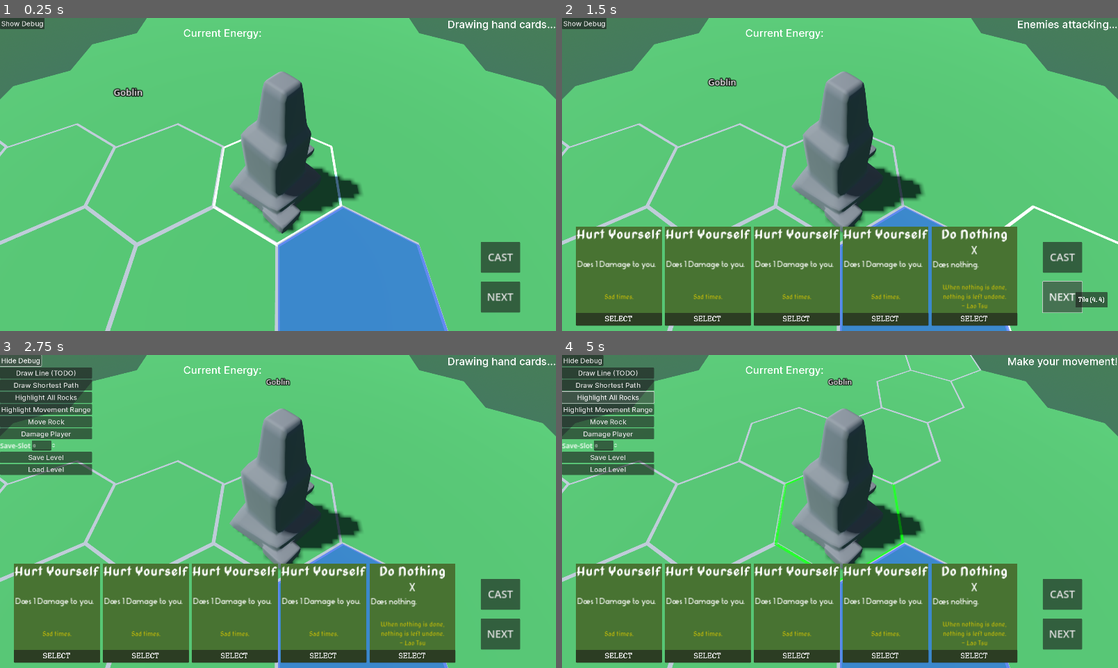
Above: before the commit, frames 1-4 (two rows, left to right).
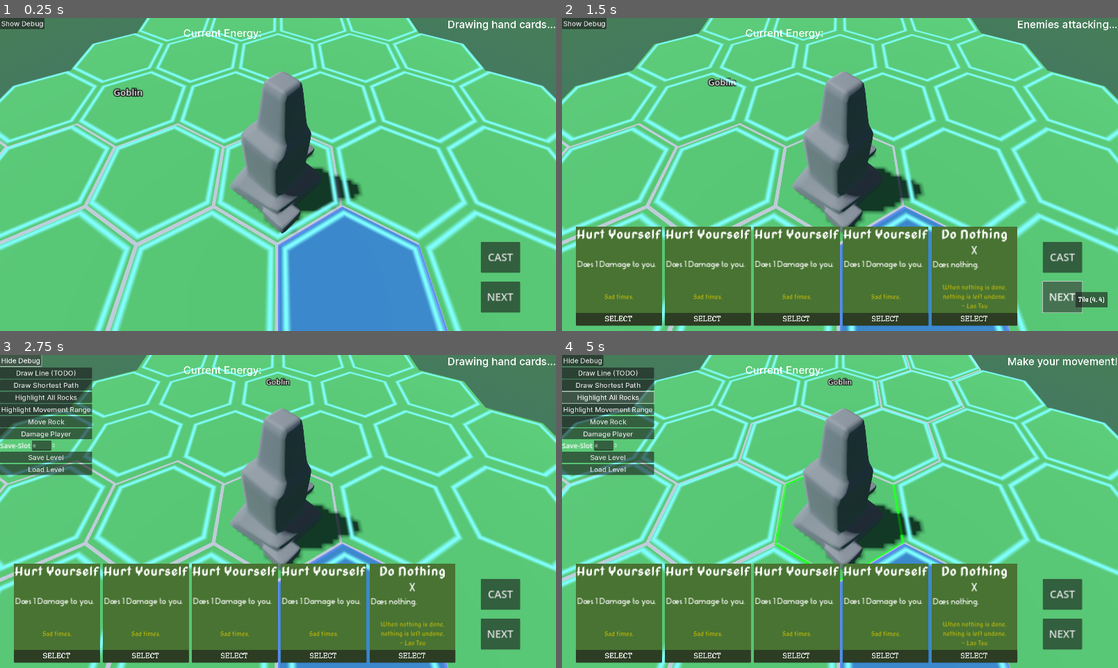
Above: after the commit, the same moments.

Repository: nheeb/spell-tactics
Game: Godot game, scene res://Logic/Main.tscn
Same seed, same stepped clock (60 frames per second), same inputs: the game is played once before the commit and once after it.
Inputs:
- Up to frame 1 (0.25 s): no input
- Up to frame 2 (1.5 s): click "NEXT" at 0.5 s; click "NEXT" at 1.25 s
- Up to frame 3 (2.75 s): click "Show Debug" at 2 s
- Up to frame 4 (5 s): click "Draw Line (TODO)" at 2.75 s; click "Draw Shortest Path" at 3.5 s; click "Highlight All Rocks" at 4.25 s

The runs differ from the first frame. In frame 1, 15% of the frame differs, in the area x 0-100%, y 0-100%; in frame 2, 10%; in frame 3, 9.1%; in frame 4, 9.5%.

Commit message:
new hover tile shader

Diff:
--- a/Logic/Tiles/Tile.tscn
+++ b/Logic/Tiles/Tile.tscn
@@ -15,6 +15,48 @@
 
 [sub_resource type="BoxMesh" id="BoxMesh_ltq8m"]
 material = ExtResource("4_eqav3")
+
+[sub_resource type="Shader" id="Shader_oh2fb"]
+code = "// NOTE: Shader automatically converted from Godot Engine 4.2.1.stable's StandardMaterial3D.
+
+shader_type spatial;
+render_mode unshaded, blend_mix,depth_draw_opaque,cull_back, shadows_disabled;
+uniform vec4 albedo : source_color;
+uniform float time_scale = 1.0;
+uniform float range = 0.04;
+uniform float smooth_edge = 0.1;
+uniform float width = 0.1;
+
+float sdHexagon( in vec2 p, in float r )
+{
+    const vec3 k = vec3(-0.866025404,0.5,0.577350269);
+    p = abs(p);
+    p -= 2.0*min(dot(k.xy,p),0.0)*k.xy;
+    p -= vec2(clamp(p.x, -k.z*r, k.z*r), r);
+    return length(p)*sign(p.y);
+}
+
+void fragment() {
+	float d = sdHexagon(2.50 * (vec2(UV.x - 0.5, UV.y - 0.5)), 1.0);
+	ALBEDO = albedo.rgb;
+	float time_offset = range * sin(TIME * time_scale);
+	float outer_edge = 1.0 - smoothstep(time_offset-smooth_edge, time_offset+smooth_edge, d);
+	float inner_edge = smoothstep(time_offset - width - smooth_edge, time_offset - width + smooth_edge, d);
+	ALPHA = outer_edge * inner_edge;
+}
+"
+
+[sub_resource type="ShaderMaterial" id="ShaderMaterial_h68dt"]
+render_priority = 0
+shader = SubResource("Shader_oh2fb")
+shader_parameter/albedo = Color(0.501961, 1, 1, 1)
+shader_parameter/time_scale = 4.0
+shader_parameter/range = 0.04
+shader_parameter/smooth_edge = 0.04
+shader_parameter/width = 0.08
+
+[sub_resource type="QuadMesh" id="QuadMesh_m1xtl"]
+material = SubResource("ShaderMaterial_h68dt")
 
 [node name="Tile" type="Node3D"]
 script = ExtResource("1_scmar")
@@ -79,10 +121,13 @@
 mesh = SubResource("BoxMesh_ltq8m")
 skeleton = NodePath("../../..")
 
+[node name="HoverHexQuad" type="MeshInstance3D" parent="Highlight"]
+transform = Transform3D(1.70253, 0.982956, 4.29664e-08, 0, -8.59328e-08, 1.96591, 0.982956, -1.70253, -7.442e-08, 0, 0.146032, 0)
+mesh = SubResource("QuadMesh_m1xtl")
+skeleton = NodePath("../..")
+
 [node name="HoverTimer" type="Timer" parent="."]
 wait_time = 0.6
 one_shot = true
 
-[node name="MeshInstance3D" type="MeshInstance3D" parent="."]
-
 [connection signal="timeout" from="HoverTimer" to="." method="_on_hover_timer_timeout"]
--- a/Logic/Tiles/TileHighlight.gd
+++ b/Logic/Tiles/TileHighlight.gd
@@ -35,6 +35,9 @@
 
 
 func enable_highlight(type: Type):
+	if type == Type.Hover and not type in current_highlights:
+		current_highlights.append(type)
+		$HoverHexQuad.visible = true
 	# will be custom for each type. for now just change color
 	if not type in current_highlights:
 		current_material = highlight_materials[type]
@@ -45,6 +48,9 @@
 	if type in current_highlights:
 		current_highlights.erase(type)
 
+	if type == Type.Hover:
+		$HoverHexQuad.visible = false
+
 	if current_highlights.is_empty():
 		$Edges.visible = false
 	else:
Not shown: 1 places in Logic/Tiles/Tile.tscn that only renumber resources
